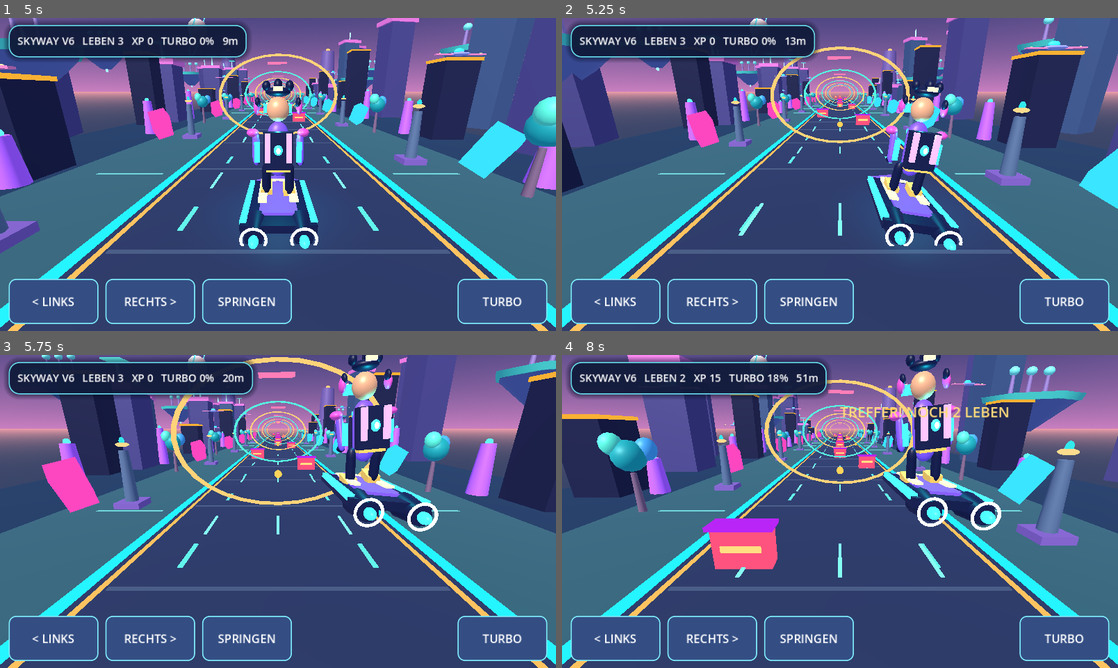
Above: before the commit, frames 1-4 (two rows, left to right).
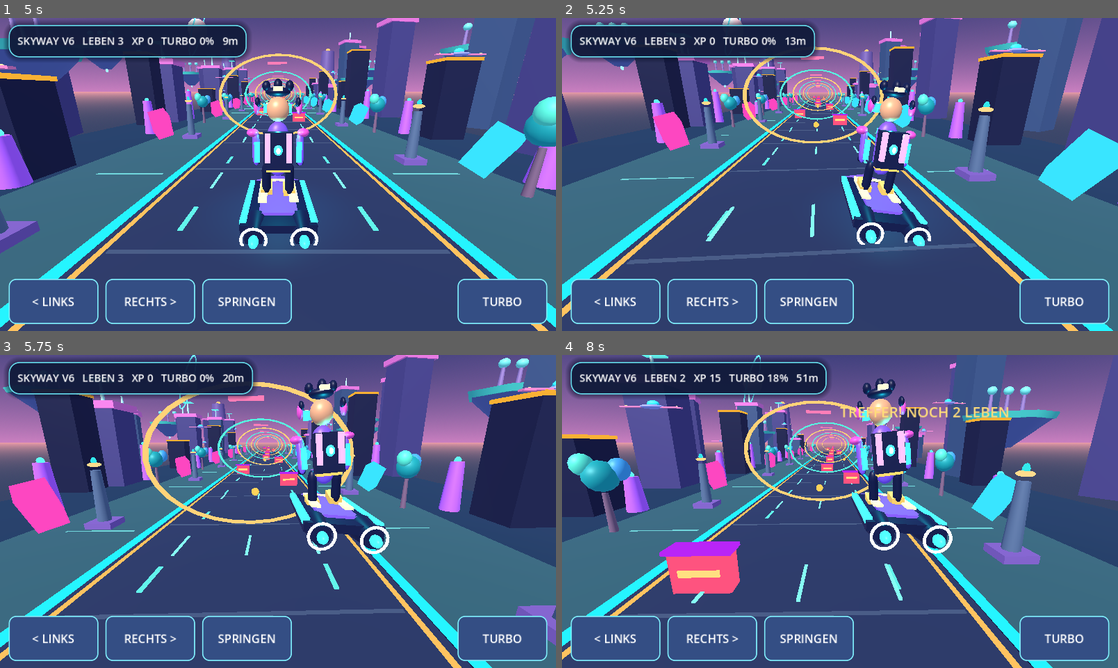
Above: after the commit, the same moments.

Repository: mtothek0703/learnquest-unity-web
Game: Godot game, scene res://main.tscn
Two runs of this game, one before a commit and one after it. Both use one fixed random seed, a clock stepped at 60 frames per second and the inputs below.
Inputs:
- Up to frame 1 (5 s): click "RECHTS >" at 0.5 s; click "SPRINGEN" at 1.25 s; click "TURBO" at 2 s; click "−" at 2.75 s; click "+" at 3.5 s; click "RENNEN STARTEN" at 4.25 s
- Up to frame 2 (5.25 s): hold Right from 5.03 s (still down)
- Up to frame 3 (5.75 s): keep holding Right; tap Space at 5.27 s
- Up to frame 4 (8 s): release Right at 5.78 s; hold S 5.78-6.53 s; tap Space at 6.02, 7.52 s; hold Right from 6.53 s (still down)

Frame 1 is identical in both runs. In frame 2, 41% of the frame differs, in the area x 0-100%, y 0-100%; in frame 3, 43%; in frame 4, 45%.

Commit message:
feat(godot): add smooth lane and jump follow camera with turbo zoom

Diff:
--- a/godot/world.gd
+++ b/godot/world.gd
@@ -21,6 +21,7 @@
 var combo := 0
 var turbo_left := 0.0
 var rider: Node3D
+var chase_camera: Camera3D
 var moving: Node3D
 var skyway_zone: Node3D
 var road_marks: Node3D
@@ -102,12 +103,13 @@
     sun.light_energy = 1.35
     add_child(sun)
 
-    var camera := Camera3D.new()
-    camera.position = Vector3(0, 4.3, 9.0)
-    camera.fov = 64
-    add_child(camera)
-    camera.look_at(Vector3(0, 1.5, 0.5), Vector3.UP)
-    camera.current = true
+    chase_camera = Camera3D.new()
+    chase_camera.name = "Dynamic chase camera"
+    chase_camera.position = Vector3(0, 4.3, 9.0)
+    chase_camera.fov = 64.0
+    add_child(chase_camera)
+    chase_camera.look_at(Vector3(0, 1.5, 0.5), Vector3.UP)
+    chase_camera.current = true
 
     cube(self, Vector3(0, -0.35, -55), Vector3(11, 0.6, 160), Color("#141633"))
     for side in [-1, 1]:
@@ -471,6 +473,18 @@
     if hud != null:
         hud.text = "SKYWAY V6   LEBEN %d   XP %d   TURBO %d%%   %dm" % [lives, xp, power, int(distance)]
 
+# Follow the racer on lane changes and jumps; widen the view during turbo.
+func _update_camera(delta: float) -> void:
+    if chase_camera == null or rider == null:
+        return
+    var racing := started and not quiz_active
+    var boost := racing and turbo_left > 0.0
+    var x := rider.position.x * 0.36 if racing else 0.0
+    var y := rider.position.y * 0.25 if racing else 0.0
+    chase_camera.position = chase_camera.position.lerp(Vector3(x, 4.3 + y, 10.1 if boost else 9.0), clampf(delta * 4.5, 0.0, 1.0))
+    chase_camera.look_at(Vector3(rider.position.x * 0.42 if racing else 0.0, 1.5 + rider.position.y * 0.45 if racing else 1.5, 0.5), Vector3.UP)
+    chase_camera.fov = lerpf(chase_camera.fov, 74.0 if boost else 64.0, clampf(delta * 3.0, 0.0, 1.0))
+
 func _process(delta: float) -> void:
     if feedback_time > 0:
         feedback_time -= delta
@@ -479,6 +493,7 @@
     skyway_zone.set("running", started and not quiz_active)
     skyway_zone.set("travel_speed", speed)
     if not started or quiz_active:
+        _update_camera(delta)
         return
     if Input.is_key_pressed(KEY_SPACE) and jump_left <= 0.0:
         _jump()
@@ -497,6 +512,7 @@
     rider.rotation.z = lerpf(rider.rotation.z, (float(lane) * 3.1 - rider.position.x) * -0.14, delta * 5)
     rider.rotation.y = sin(distance * 0.03) * 0.035
     _update_run_items(delta)
+    _update_camera(delta)
     if not started:
         return
     for object in moving.get_children():
